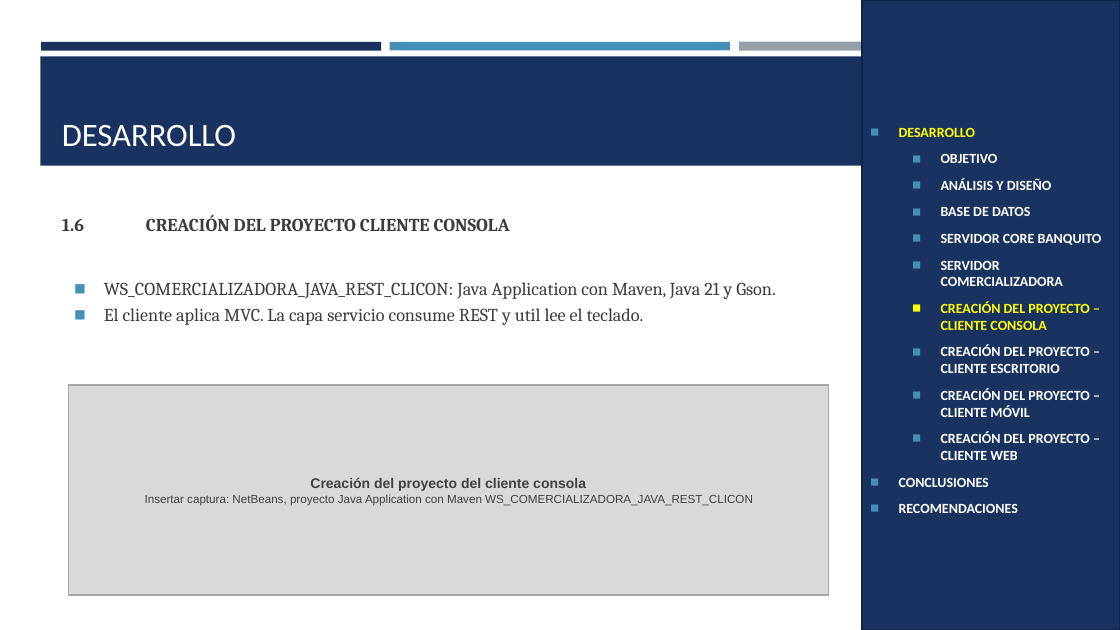
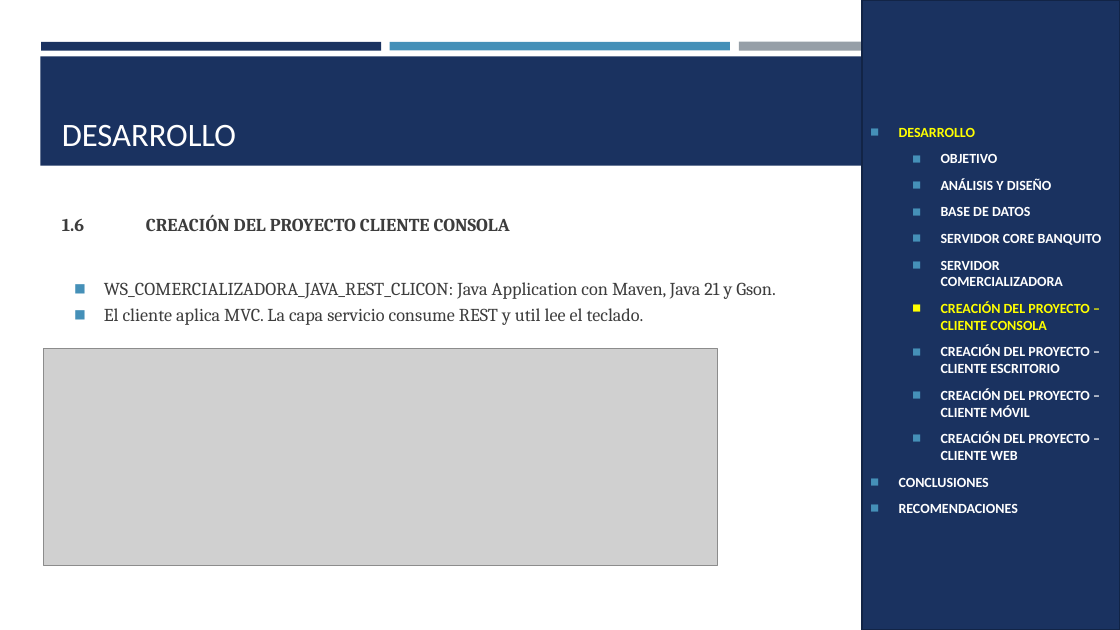
Before and after one commit to Teo344/Arquitectura_GRUPO03, a slide deck: slide 27 of EX.1.1. PAO202651_BANQUITO_CELULARES_RESTFUL_JAVA_NRC36884_GR03/05. DOCUMENTACION/PRESENTACION EX.1.1. BANQUITO CELULARES RESTFUL con BDD LOCAL en JAVA GR03.pptx. Drawn at 1120x630 pixels with LibreOffice and Linux fonts; fonts in the diff are those of the drawing; grey boxes stand for pictures. Boxes give left, top, right and bottom in pixels: in the first picture for what was removed or moved away, otherwise in the second. Text is boxed around its words. In the diff, an @@ line names an element or a change of style, - is before the commit and + after.

```diff
--- a/EX.1.1. PAO202651_BANQUITO_CELULARES_RESTFUL_JAVA_NRC36884_GR03/05. DOCUMENTACION/PRESENTACION EX.1.1. BANQUITO CELULARES RESTFUL con BDD LOCAL en JAVA GR03.pptx
+++ b/EX.1.1. PAO202651_BANQUITO_CELULARES_RESTFUL_JAVA_NRC36884_GR03/05. DOCUMENTACION/PRESENTACION EX.1.1. BANQUITO CELULARES RESTFUL con BDD LOCAL en JAVA GR03.pptx
@@ picture added at [44,348,718,565] @@
@@ rectangle removed at [69,385,828,595] @@
-Creación del proyecto del cliente consola
-Insertar captura: NetBeans, proyecto Java Application con Maven WS_COMERCIALIZADORA_JAVA_REST_CLICON
```
Also in this commit, not shown: 23 other slides changed.
